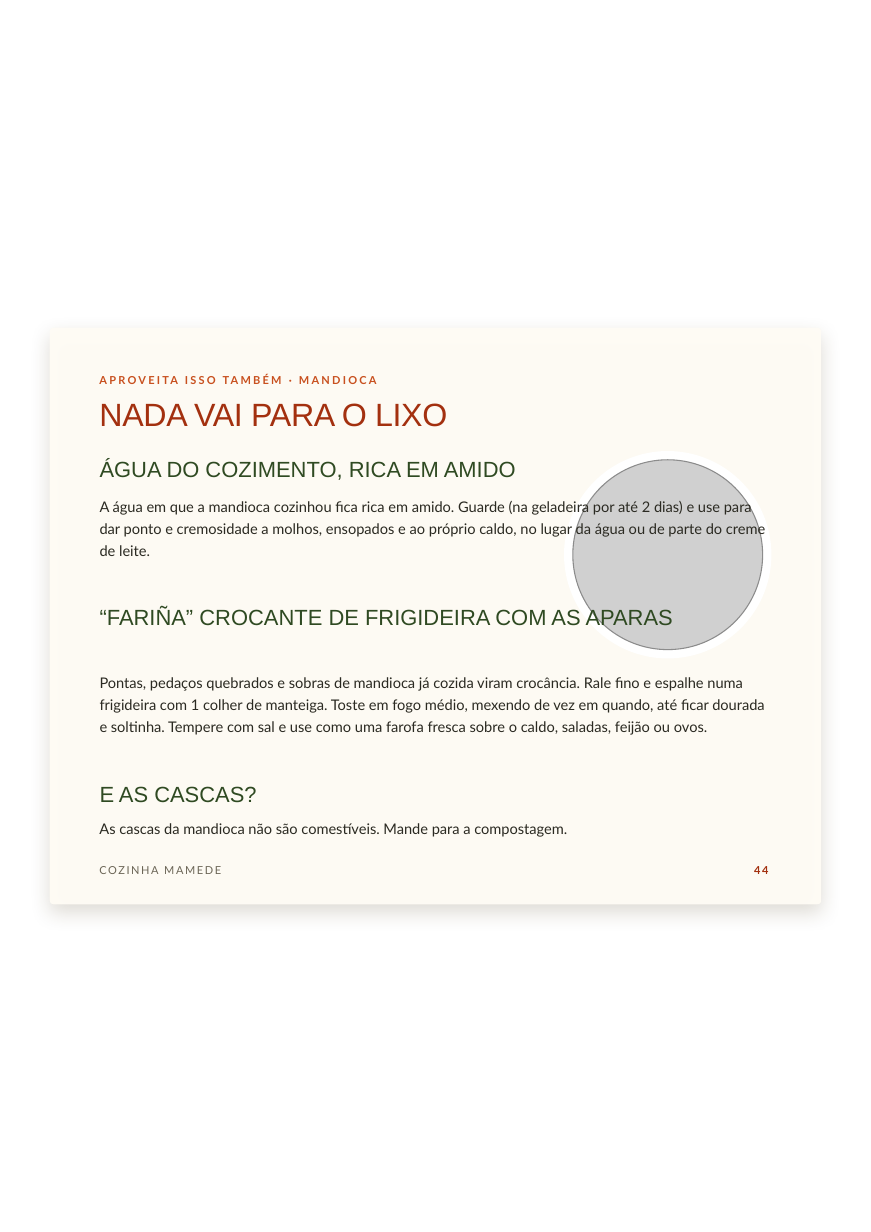
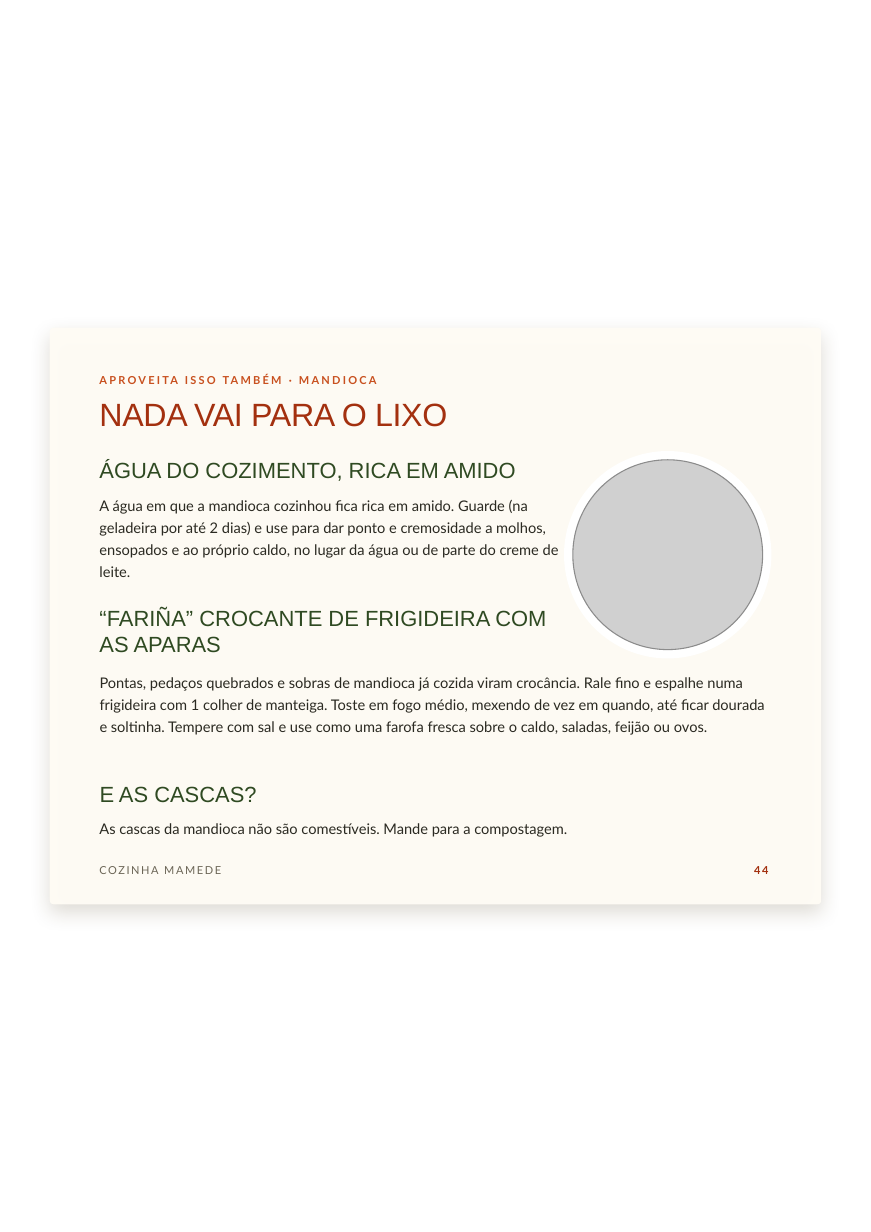
Before and after one commit to monelleayabamensah-hub/ebook-receitas, a slide deck: slide 50 of versoes/VERSAO ESTAMPAS/Cozinha-Mamede-Canva.pptx. Drawn at 871x1232 pixels with LibreOffice and Linux fonts; fonts in the diff are those of the drawing; grey boxes stand for pictures; background and template pictures are left out. Boxes give left, top, right and bottom in pixels: in the first picture for what was removed or moved away, otherwise in the second. Text is boxed around its words. In the diff, an @@ line names an element or a change of style, - is before the commit and + after.

```diff
--- a/versoes/VERSAO ESTAMPAS/Cozinha-Mamede-Canva.pptx
+++ b/versoes/VERSAO ESTAMPAS/Cozinha-Mamede-Canva.pptx
@@ text "A água em que a ..." rewrapped from (100, 499, 765, 556) to (99, 500, 559, 577) @@
@@ text "“FARIÑA” CROCANTE DE FRIGIDEIRA COM ..." rewrapped from (100, 608, 673, 630) to (99, 609, 546, 653) @@
```
Also in this commit, not shown: 5 other slides changed, 6 other files.
